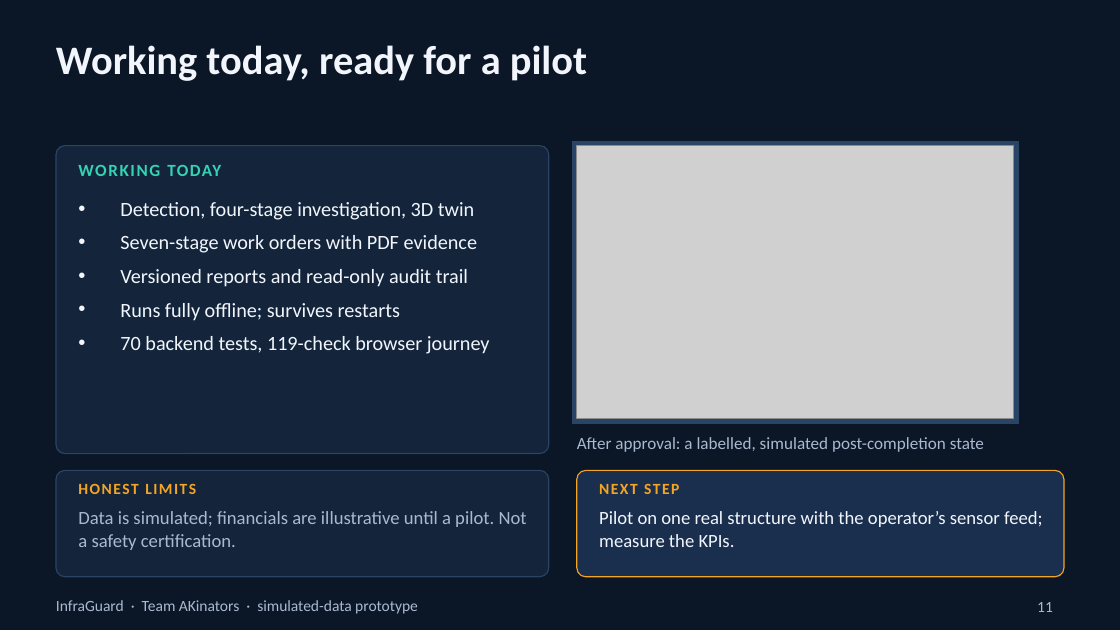
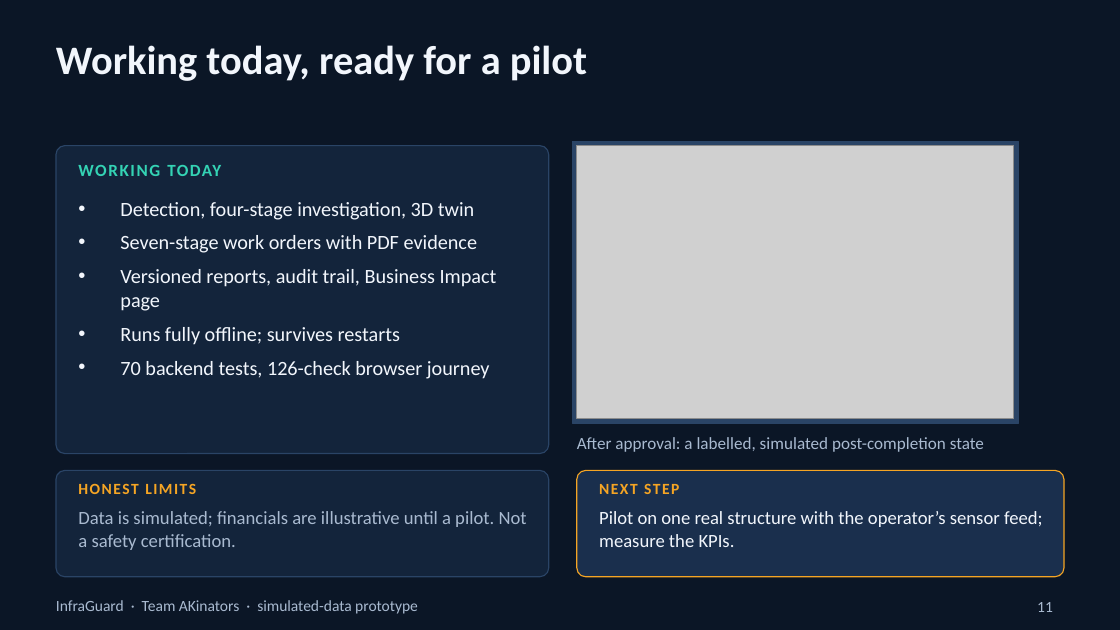
Before and after one commit to koushik2006/InfraGuard, a slide deck: slide 11 of InfraGuard-pitch.pptx. Drawn at 1120x630 pixels with LibreOffice and Linux fonts; fonts in the diff are those of the drawing; grey boxes stand for pictures. Boxes give left, top, right and bottom in pixels: in the first picture for what was removed or moved away, otherwise in the second. Text is boxed around its words. In the diff, an @@ line names an element or a change of style, - is before the commit and + after.

```diff
--- a/InfraGuard-pitch.pptx
+++ b/InfraGuard-pitch.pptx
@@ text at (x1=120, y1=269, x2=497, y2=311): text changed @@
-• Versioned reports and read-only audit trail
+• Versioned reports, audit trail, Business Impact page
@@ text at (x1=120, y1=361, x2=490, y2=379): text changed @@
-• 70 backend tests, 119-check browser journey
+• 70 backend tests, 126-check browser journey
```
Also in this commit, not shown: 2 other slides changed, 1 slide added, 1 slide removed, 20 other files.
